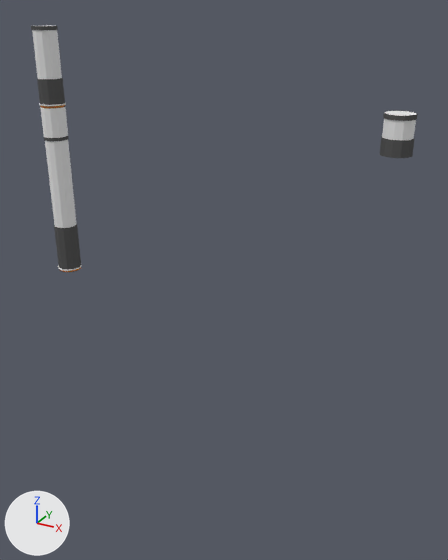
Renders of the Blender file concept/3d-style/rocket-parts.blend from each side of a commit.
One viewpoint serves both versions: a 50 mm camera at (38.5, -40.2, 4.4) aimed at (14.6, 3.2, -17.3). Arrows for +X, +Y and +Z are at lower left; the lights stay in place.

Names of what the first picture shows: '2m large liquid', '2m medium liquid', '2m medium thrust plate', '2m medium vac engine interstage', '2m small liquid'.
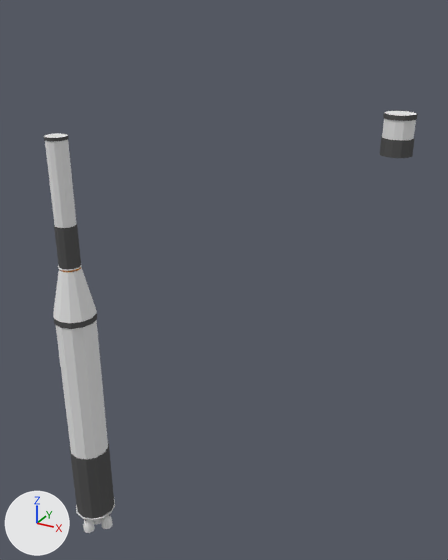
Commit message: updated rocket

Edits to the bpy script that builds the scene:
```text
Remove ob_2m_medium_liquid:
    ob_2m_medium_liquid = bpy.data.objects.new('2m medium liquid', me_2m_medium_liquid)
Remove ob_2m_medium_vac_engine_interstage:
    ob_2m_medium_vac_engine_interstage = bpy.data.objects.new('2m medium vac engine interstage', me_2m_medium_vac_engine_interstage)
Remove ob_2m_medium_thrust_plate:
    ob_2m_medium_thrust_plate = bpy.data.objects.new('2m medium thrust plate', me_2m_medium_thrust_plate)
Add ob_2m_medium_vac_engine_interstage_001:
    ob_2m_medium_vac_engine_interstage_001 = bpy.data.objects.new('2m medium vac engine interstage.001', me_2m_medium_vac_engine_interstage_001)  # 48 vertices, 38 faces; spans x -2.1..2.1, y -2.1..2.1, z -4.7..0.0; in mat_white (white #e7e7e7), mat_shiny (white #e7e7e7)
    ob_2m_medium_vac_engine_interstage_001.location = (0.0, 0.0, -18.0)
Add ob_2m_medium_thrust_plate_1m_001:
    ob_2m_medium_thrust_plate_1m_001 = bpy.data.objects.new('2m medium thrust plate 1m.001', me_2m_medium_thrust_plate_1m_001)  # 204 vertices, 139 faces; spans x -2.2..2.2, y -2.2..2.2, z -0.34..0.0; in mat_white (white #e7e7e7), mat_black (dark grey #585858), mat_yellow (orange #e78014)
    ob_2m_medium_thrust_plate_1m_001.location = (0.0, 0.0, -46.7)
Add ob_2m_medium_vac_engine_003:
    ob_2m_medium_vac_engine_003 = bpy.data.objects.new('2m medium vac engine.003', me_2m_medium_vac_engine_002)  # 408 vertices, 357 faces; spans x -0.62..0.62, y -0.62..0.62, z -2.0..0.0; in mat_white (white #e7e7e7), mat_black (dark grey #585858), mat_yellow (orange #e78014), mat_nozzle (white #e7e7e7), mat_shiny (white #e7e7e7)
    ob_2m_medium_vac_engine_003.location = (-1.4, 0.0, -47.0)
Add ob_2m_medium_vac_engine_005:
    ob_2m_medium_vac_engine_005 = bpy.data.objects.new('2m medium vac engine.005', me_2m_medium_vac_engine_002)  # 408 vertices, 357 faces; spans x -0.62..0.62, y -0.62..0.62, z -2.0..0.0; in mat_white (white #e7e7e7), mat_black (dark grey #585858), mat_yellow (orange #e78014), mat_nozzle (white #e7e7e7), mat_shiny (white #e7e7e7)
    ob_2m_medium_vac_engine_005.location = (1.4, 0.0, -47.0)
    ob_2m_medium_vac_engine_005.rotation_euler = (0.0, 0.0, -3.142)  # degrees (0, 0, -180)
Add ob_2m_medium_vac_engine_006:
    ob_2m_medium_vac_engine_006 = bpy.data.objects.new('2m medium vac engine.006', me_2m_medium_vac_engine_002)  # 408 vertices, 357 faces; spans x -0.62..0.62, y -0.62..0.62, z -2.0..0.0; in mat_white (white #e7e7e7), mat_black (dark grey #585858), mat_yellow (orange #e78014), mat_nozzle (white #e7e7e7), mat_shiny (white #e7e7e7)
    ob_2m_medium_vac_engine_006.location = (0.0, -1.4, -47.0)
    ob_2m_medium_vac_engine_006.rotation_euler = (0.0, 0.0, -4.712)  # degrees (0, 0, -270)
Add ob_2m_medium_vac_engine_007:
    ob_2m_medium_vac_engine_007 = bpy.data.objects.new('2m medium vac engine.007', me_2m_medium_vac_engine_002)  # 408 vertices, 357 faces; spans x -0.62..0.62, y -0.62..0.62, z -2.0..0.0; in mat_white (white #e7e7e7), mat_black (dark grey #585858), mat_yellow (orange #e78014), mat_nozzle (white #e7e7e7), mat_shiny (white #e7e7e7)
    ob_2m_medium_vac_engine_007.location = (0.0, 0.0, -47.0)
    ob_2m_medium_vac_engine_007.rotation_euler = (0.0, 0.0, -4.712)  # degrees (0, 0, -270)
Add ob_2m_large_liquid_001:
    ob_2m_large_liquid_001 = bpy.data.objects.new('2m large liquid.001', me_2m_large_liquid_001)  # 96 vertices, 86 faces; spans x -2.1..2.1, y -2.1..2.1, z -12.0..12.0; in mat_white (white #e7e7e7), mat_black (dark grey #585858)
    ob_2m_large_liquid_001.location = (0.0, 0.0, -34.7)
```

Pixel boxes (x1, y1, x2, y2) of what changed, in the pictures (448 x 560 px):
'2m large liquid.001', added: after (54, 313, 114, 519)
'2m medium liquid', deleted: before (31, 25, 65, 105)
'2m medium vac engine interstage.001', added: after (53, 267, 97, 323)
'2m medium vac engine interstage', deleted: before (40, 107, 68, 138)
'2m medium vac engine.006', added: after (83, 519, 95, 533)
'2m medium vac engine.005', added: after (101, 515, 113, 529)
'2m medium thrust plate', deleted: before (39, 103, 66, 109)
'2m medium thrust plate 1m.001', added: after (76, 500, 115, 520)
'2m medium vac engine.007', added: after (93, 518, 102, 525)
